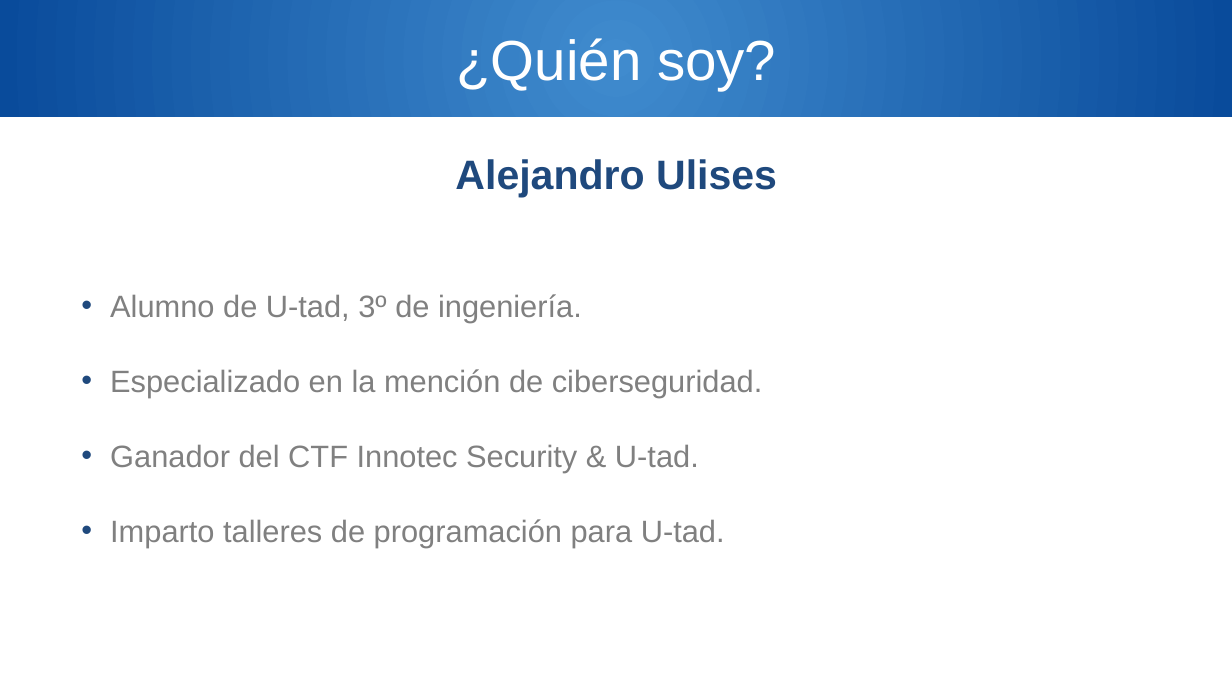
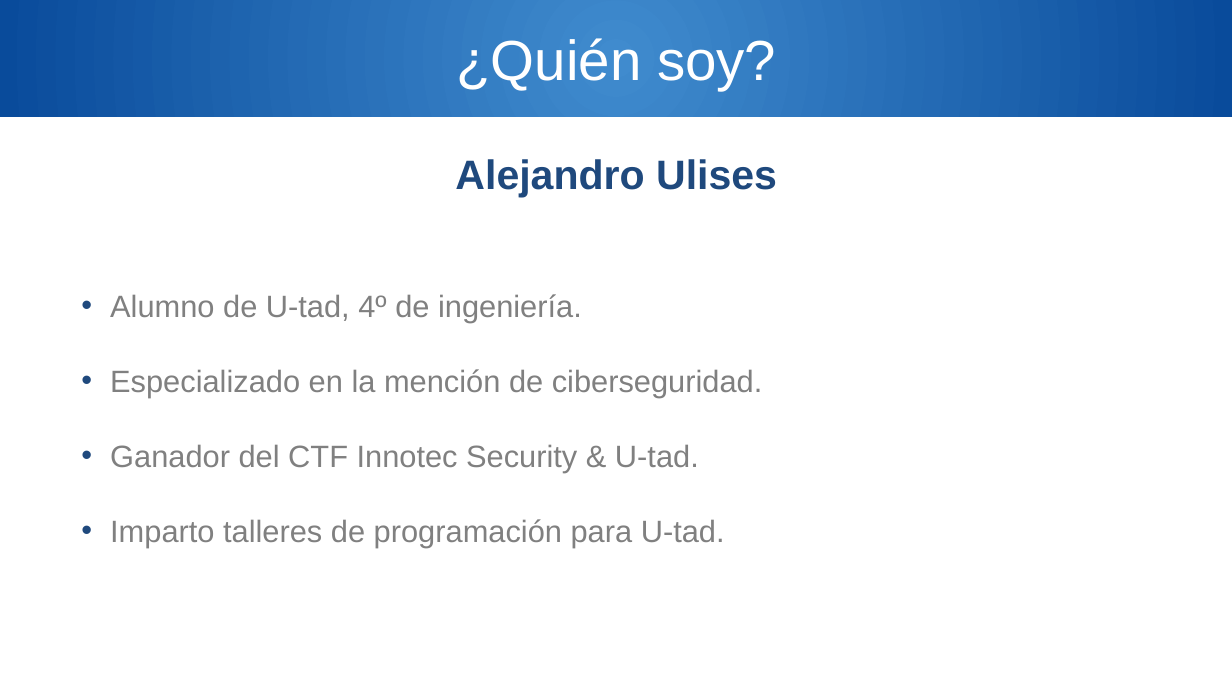
Before and after one commit to Ulixses/CursoHackingUtad, a slide deck: slide 3 of PresentaciónTaller.pptx. Drawn at 1232x693 pixels with LibreOffice and Linux fonts; fonts in the diff are those of the drawing; background and template pictures are left out. Boxes give left, top, right and bottom in pixels: in the first picture for what was removed or moved away, otherwise in the second. Text is boxed around its words. In the diff, an @@ line names an element or a change of style, - is before the commit and + after.

```diff
--- a/PresentaciónTaller.pptx
+++ b/PresentaciónTaller.pptx
@@ text at [110, 294, 582, 322]: text changed @@
-• Alumno de U-tad, 3º de ingeniería.
+• Alumno de U-tad, 4º de ingeniería.
```
Also in this commit, not shown: 3 other files.
